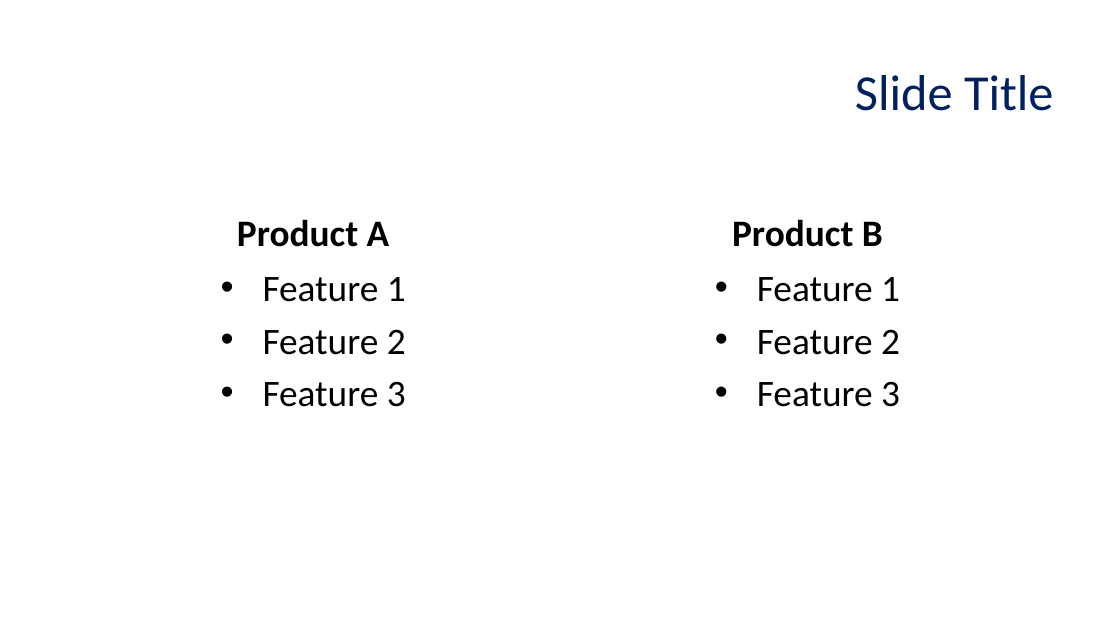
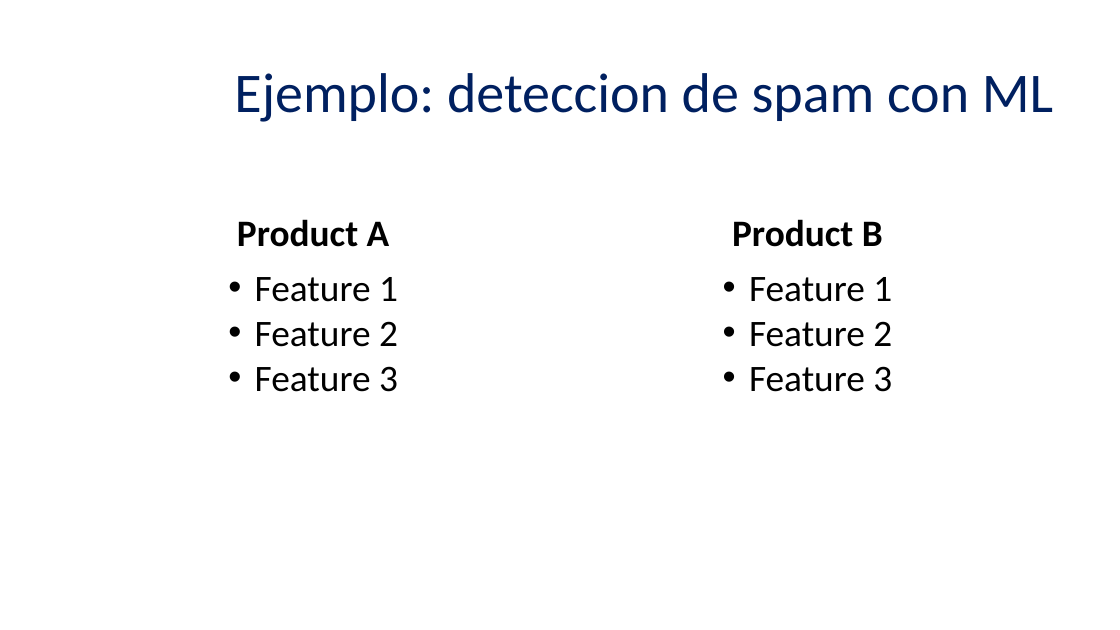
Before and after one commit to llealgt/Presentacion_UVG_Semana_de_a_tecnologia_2017, a slide deck: slide 8 of UVG_NLP_Presentation.pptx (slide 4 before the commit). Drawn at 1120x630 pixels with LibreOffice and Linux fonts; fonts in the diff are those of the drawing; background and template pictures are left out. Boxes give left, top, right and bottom in pixels: in the first picture for what was removed or moved away, otherwise in the second. Text is boxed around its words. In the diff, an @@ line names an element or a change of style, - is before the commit and + after.

Commit message:
Added some slides

```diff
--- a/UVG_NLP_Presentation.pptx
+++ b/UVG_NLP_Presentation.pptx
@@ text at bbox=[234, 73, 1053, 122]: text changed; size 32.4 to 36 pt @@
-Slide Title
+Ejemplo: deteccion de spam con ML
@@ text "Feature 1" at bbox=[255, 277, 398, 392]: indent changed; less space between paragraphs @@
@@ text "Feature 1" at bbox=[749, 277, 892, 392]: indent changed; less space between paragraphs @@
```
Also in this commit, not shown: 7 slides added, 3 slides removed, 1 other file.
